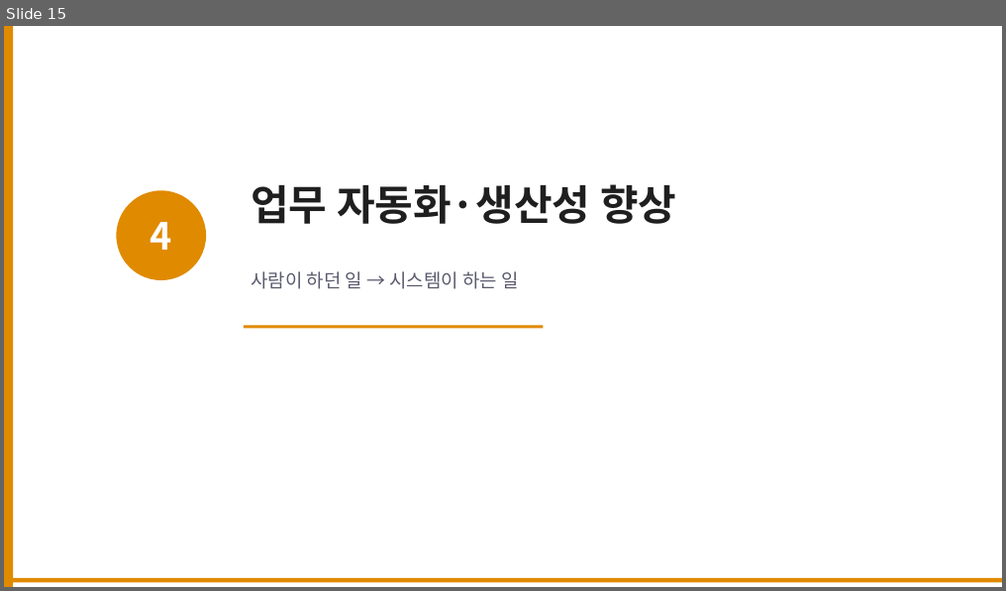
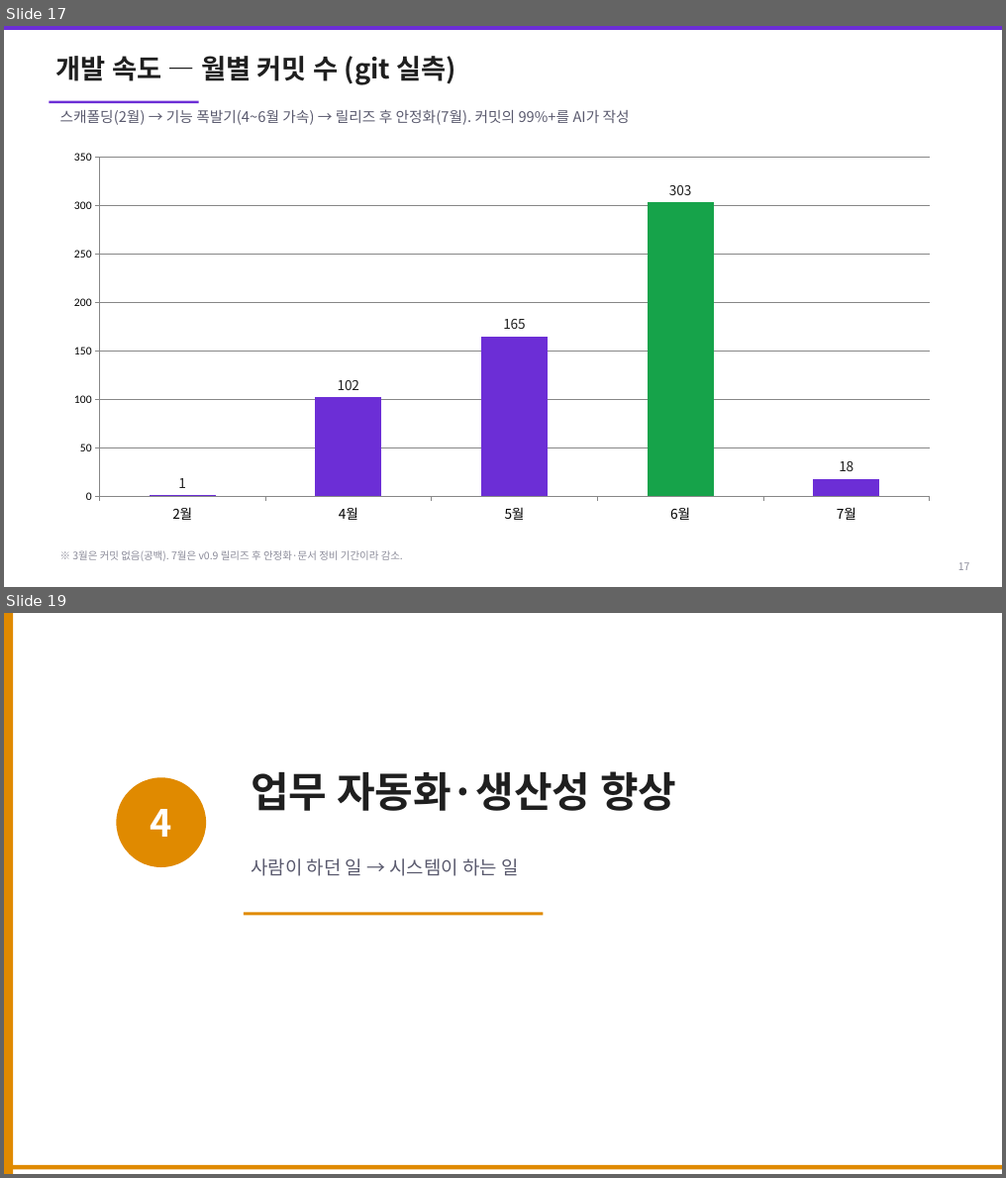
Before and after one commit to youngjaeseo-git/firstTest, a slide deck: docs/DC_Express_AI_Innovation_Report.pptx. Shown one above the other, each under a label of ours: slide 15 before the commit, slides 17 and 19 after it; the slides between them are not shown. The pictures are 1006x591 and 1006x1178 pixels, drawn with LibreOffice and Linux fonts; fonts in the diff are those of the drawing. Boxes give left, top, right and bottom in pixels: in the first picture for what was removed or moved away, otherwise in the second. Text is boxed around its words. In the diff, an @@ line names an element or a change of style, - is before the commit and + after.

```diff
--- a/docs/DC_Express_AI_Innovation_Report.pptx
+++ b/docs/DC_Express_AI_Innovation_Report.pptx
@@ slide 17 added at box(4, 26, 1002, 587), background #FFFFFF @@
@@ rectangle added at box(4, 26, 1002, 30), fill #6C2ED6 @@
@@ text added at box(56, 56, 456, 85), 26 pt, text #1F1F1F, bold @@
+개발 속도 — 월별 커밋 수 (git 실측)
@@ rectangle added at box(49, 101, 199, 104), fill #6C2ED6 @@
@@ text added at box(60, 110, 630, 125), 14 pt, text #5A5A6E @@
+스캐폴딩(2월) → 기능 폭발기(4~6월 가속) → 릴리즈 후 안정화(7월). 커밋의 99%+를 AI가 작성
@@ column chart added at box(56, 142, 947, 531) @@
+categories: 2월, 4월, 5월, 6월, 7월
+Series 1: 0, 100, 160, 300, 20
@@ text added at box(72, 551, 403, 562), 10 pt, text #8C8C9A @@
+※ 3월은 커밋 없음(공백). 7월은 v0.9 릴리즈 후 안정화·문서 정비 기간이라 감소.
@@ text added at box(958, 563, 970, 570), 10 pt, text #8C8C9A @@
+17
@@ what was slide 15 is now slide 19 @@
```
Also in this commit, not shown: 12 slides changed, 5 other slides added, 2 other files.
